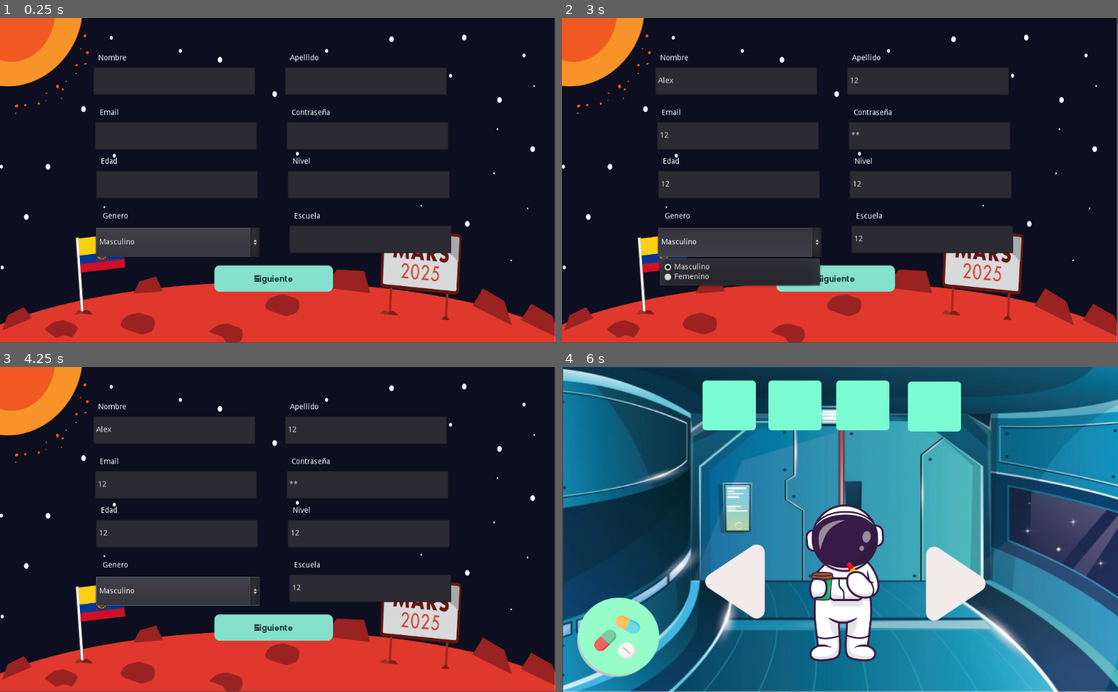
Above: before the commit, frames 1-4 (two rows, left to right).
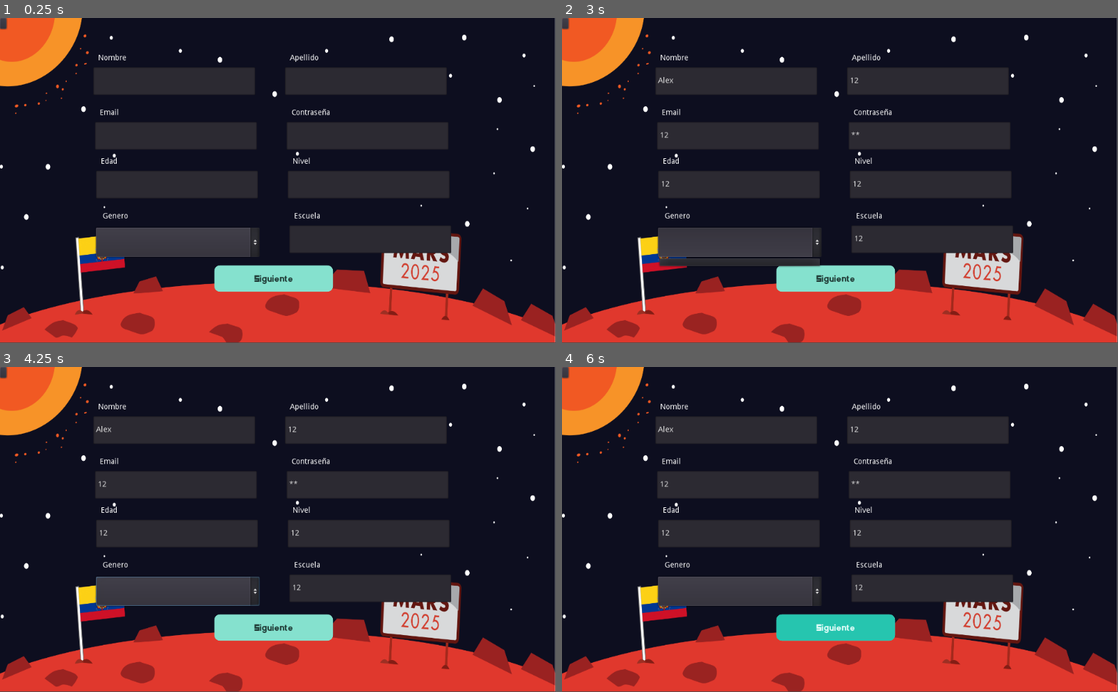
Above: after the commit, the same moments.

Repository: Space-Travelers/Game
Game: Godot game, scene res://src/scenes/register/register.tscn
Same seed, same stepped clock (60 frames per second), same inputs: the game is played once before the commit and once after it. This scene is started directly instead of the project's main scene.
Inputs (mouse positions are in pixels of both pictures, inside the frame that each line leads up to):
- Up to frame 1 (0.25 s): no input
- Up to frame 2 (3 s): click (734, 79) at 0.52 s; type "Alex" at 0.6 s; click (928, 79) at 0.75 s; type "12" at 0.83 s; click (739, 135) at 0.98 s; type "12" at 1.07 s; click (928, 135) at 1.27 s; type "12" at 1.35 s; click (739, 183) at 1.5 s; type "12" at 1.58 s; click (928, 183) at 1.73 s; type "12" at 1.82 s; click (934, 239) at 2.02 s; type "12" at 2.1 s; click (739, 242) at 2.75 s
- Up to frame 3 (4.25 s): click (5, 373) at 3.52 s
- Up to frame 4 (6 s): click "Siguiente" at 4.25 s; click (1073, 643) at 5.02 s; click (840, 575) at 5.77 s

The runs differ from the first frame. In frame 1, 0.1% of the frame differs, in the area x 0-25%, y 0-70%; in frame 2, 1.9%; in frame 3, 0.1%; in frame 4, 99%, in the area x 0-100%, y 0-100%.
Error after the commit: Parse Error: The function "_on_register_pressed" already exists in this class (at line 81). (res://src/scenes/register/register.gd:100)

Commit message:
Game/login and register (#22)
* Register pages and scripts

* register

* Register pages and scripts

* register

* room

* add dropdown menu in genero on page register

* add register avatar

* change avatar

* login feedback

* room principal

Diff:
--- a/src/scenes/avatar/avatar.gd
+++ b/src/scenes/avatar/avatar.gd
@@ -7,12 +7,14 @@
 	"avatar3": "res://assets/UI/astronauts/avatar3.svg",
 }
 
+var health1=70
 var current_avatar_index;
 var avatar;
 
 # Called when the node enters the scene tree for the first time.
 func _ready():
 	current_avatar_index = 1;
+	$health.value=health1
 
 func change_img_avatar(file):
 	var node = $avatar/astronauta
--- a/src/scenes/login/login.gd
+++ b/src/scenes/login/login.gd
@@ -4,9 +4,12 @@
 	print(body.get_string_from_utf8())
 	if result == HTTPRequest.RESULT_SUCCESS:
 		if(response_code==200):
+			if(body.get_string_from_utf8() == '["Player not logged"]'):
+				$alerta.show()
+		else:
+
+
 			print(body.get_string_from_utf8())
-		else:
-			print("errot")
 
 
 func _on_TextureButton_pressed():
@@ -16,8 +19,8 @@
 	var error = $HTTPRequest.request("https://spacetravelers.herokuapp.com/player/login",headers, true, HTTPClient.METHOD_POST, body)
 	if error != OK:
 		push_error(" An error occured in  the HTTP request")
+
 	get_tree().change_scene("res://src/scenes/room/room.tscn")
-
 
 
 func _on_LinkButton_button_up():
--- a/src/scenes/login/login.tscn
+++ b/src/scenes/login/login.tscn
@@ -30,17 +30,17 @@
 secret = true
 
 [node name="Label" type="Label" parent="."]
-margin_left = 377.0
+margin_left = 371.0
 margin_top = 162.0
-margin_right = 428.0
+margin_right = 422.0
 margin_bottom = 178.0
 rect_pivot_offset = Vector2( 37, 17 )
 text = "Correo electrónico"
 
 [node name="Label2" type="Label" parent="."]
-margin_left = 376.0
+margin_left = 370.0
 margin_top = 248.0
-margin_right = 427.0
+margin_right = 441.0
 margin_bottom = 264.0
 rect_pivot_offset = Vector2( 37, 17 )
 text = "Contraseña"
@@ -54,6 +54,16 @@
 expand = true
 
 [node name="HTTPRequest" type="HTTPRequest" parent="."]
+
+
+[node name="alerta" type="Label" parent="."]
+visible = false
+margin_left = 372.0
+margin_top = 337.0
+margin_right = 610.0
+margin_bottom = 351.0
+custom_colors/font_color = Color( 1, 0.301961, 0.301961, 1 )
+text = "Usuario o contraseña incorrectos."
 
 [node name="Label3" type="Label" parent="."]
 margin_left = 421.0
@@ -71,6 +81,7 @@
 text = "Registrate"
 underline = 1
 
+
 [connection signal="pressed" from="TextureButton" to="." method="_on_TextureButton_pressed"]
 [connection signal="pressed" from="TextureButton" to="TextureButton" method="_on_TextureButton_pressed"]
 [connection signal="request_completed" from="HTTPRequest" to="." method="_on_HTTPRequest_request_completed"]
--- a/src/scenes/register/register.gd
+++ b/src/scenes/register/register.gd
@@ -4,12 +4,10 @@
 
 var current_avatar_index;
 
-
 var genero = "M"
 
 # Called when the node enters the scene tree for the first time.
 func _ready():
-
 	current_avatar_index = 1;
 	add_items()
 
@@ -20,6 +18,7 @@
 # Called every frame. 'delta' is the elapsed time since the previous frame.
 #func _process(delta):
 #	pass
+
 
 func _on_next_pressed():
 	print("IM PRESSED")
@@ -52,6 +51,8 @@
 
 
 
+
+
 var avatars = {
 	"avatar1" : "res://assets/UI/astronauts/avatar1.svg",
 	"avatar2" :  "res://assets/UI/astronauts/avatar2.svg",
@@ -68,6 +69,32 @@
 	node.texture = load(file)
 
 func _on_Button_pressed():
+
+	$avatar.show()
+
+
+
+
+
+
+
+func _on_register_pressed():
+	var headers = ["Content-Type: application/json"]
+	var body = {"name": $username.get_text(),
+  "last_name": $apellido.get_text(),
+  "email": $email.get_text(),
+  "password": $password.get_text(),
+  "age": 0,
+  "level": $nivel.get_text(),
+  "gender": $genero.get_text(),
+  "school": $Escuela.get_text(),
+  "avatar":str(current_avatar_index),
+ }
+	body = JSON.print(body)
+	var error = $HTTPRequest.request("https://spacetravelers.herokuapp.com/player/register",headers, true, HTTPClient.METHOD_POST, body)
+	if error != OK:
+		print("Error")
+
 	print("where am i")
 
 func _on_register_pressed():
--- a/src/scenes/register/register.tscn
+++ b/src/scenes/register/register.tscn
@@ -145,7 +145,10 @@
 rect_pivot_offset = Vector2( 46, 22 )
 text = "Escuela"
 
+[node name="Button" type="Button" parent="."]
+
 [node name="next" type="Button" parent="."]
+
 margin_left = 395.0
 margin_top = 457.0
 margin_right = 613.0
@@ -209,6 +212,9 @@
 texture_normal = ExtResource( 10 )
 expand = true
 
+
+[connection signal="item_selected" from="genero" to="." method="_on_genero_item_selected"]
+[connection signal="pressed" from="Button" to="." method="_on_Button_pressed"]
 [node name="HTTPRequest" type="HTTPRequest" parent="."]
 
 [connection signal="item_selected" from="genero" to="." method="_on_genero_item_selected"]
--- a/src/scenes/room/room.tscn
+++ b/src/scenes/room/room.tscn
@@ -1,21 +1,32 @@
-[gd_scene load_steps=8 format=2]
+
+[gd_scene load_steps=12 format=2]
 
 [ext_resource path="res://assets/UI/backgrounds/Select-avatar.png" type="Texture" id=1]
-[ext_resource path="res://assets/UI/elements/Rectangle 1.png" type="Texture" id=2]
+[ext_resource path="res://theme/st.tres" type="Theme" id=2]
 [ext_resource path="res://assets/UI/astronauts/room_medecine.png" type="Texture" id=3]
 [ext_resource path="res://assets/UI/buttons/button-right.svg" type="Texture" id=4]
 [ext_resource path="res://assets/UI/buttons/button_room.png" type="Texture" id=5]
+[ext_resource path="res://assets/UI/elements/plus-321 1.png" type="Texture" id=6]
 [ext_resource path="res://assets/UI/buttons/button-left.svg" type="Texture" id=7]
 [ext_resource path="res://src/scenes/avatar/avatar.gd" type="Script" id=8]
+[ext_resource path="res://assets/UI/elements/apple 1.png" type="Texture" id=9]
+[ext_resource path="res://assets/UI/elements/peso 1.png" type="Texture" id=10]
+[ext_resource path="res://assets/UI/elements/delicious 1.png" type="Texture" id=11]
+
+[gd_scene load_steps=8 format=2]
+
+
 
 [node name="Node2D" type="Node2D"]
 script = ExtResource( 8 )
 
 [node name="Sprite" type="Sprite" parent="."]
-position = Vector2( 264, 208 )
+
+position = Vector2( 485, 71 )
 scale = Vector2( 0.676587, 0.612016 )
 texture = ExtResource( 1 )
-offset = Vector2( 368.762, 149.506 )
+offset = Vector2( 42.1226, 373.356 )
+
 
 [node name="astronauta" type="Sprite" parent="."]
 position = Vector2( 521, 399 )
@@ -43,6 +54,94 @@
 margin_bottom = 572.0
 texture_normal = ExtResource( 5 )
 expand = true
+
+
+[node name="health" type="ProgressBar" parent="."]
+light_mask = 2
+margin_left = 288.0
+margin_top = 123.0
+margin_right = 381.0
+margin_bottom = 210.0
+grow_horizontal = 0
+grow_vertical = 2
+rect_rotation = -89.9196
+size_flags_stretch_ratio = 16.06
+theme = ExtResource( 2 )
+custom_colors/font_color = Color( 1, 1, 1, 1 )
+percent_visible = false
+
+[node name="health_image" type="TextureRect" parent="."]
+margin_left = 307.0
+margin_top = 57.0
+margin_right = 354.0
+margin_bottom = 100.0
+texture = ExtResource( 6 )
+expand = true
+
+[node name="food" type="ProgressBar" parent="."]
+light_mask = 2
+margin_left = 418.0
+margin_top = 121.0
+margin_right = 511.0
+margin_bottom = 208.0
+grow_horizontal = 0
+grow_vertical = 2
+rect_rotation = -89.9196
+size_flags_stretch_ratio = 16.06
+theme = ExtResource( 2 )
+custom_colors/font_color = Color( 1, 1, 1, 1 )
+percent_visible = false
+
+[node name="weight" type="ProgressBar" parent="."]
+light_mask = 2
+margin_left = 547.0
+margin_top = 123.0
+margin_right = 640.0
+margin_bottom = 210.0
+grow_horizontal = 0
+grow_vertical = 2
+rect_rotation = -89.9196
+size_flags_stretch_ratio = 16.06
+theme = ExtResource( 2 )
+custom_colors/font_color = Color( 1, 1, 1, 1 )
+percent_visible = false
+
+[node name="happy" type="ProgressBar" parent="."]
+light_mask = 2
+margin_left = 669.0
+margin_top = 121.0
+margin_right = 762.0
+margin_bottom = 208.0
+grow_horizontal = 0
+grow_vertical = 2
+rect_rotation = -89.9196
+size_flags_stretch_ratio = 16.06
+theme = ExtResource( 2 )
+custom_colors/font_color = Color( 1, 1, 1, 1 )
+percent_visible = false
+
+[node name="food_image" type="TextureRect" parent="."]
+margin_left = 438.0
+margin_top = 55.0
+margin_right = 485.0
+margin_bottom = 98.0
+texture = ExtResource( 9 )
+expand = true
+
+[node name="weight_image" type="TextureRect" parent="."]
+margin_left = 566.0
+margin_top = 57.0
+margin_right = 613.0
+margin_bottom = 100.0
+texture = ExtResource( 10 )
+expand = true
+
+[node name="happy_image" type="TextureRect" parent="."]
+margin_left = 688.0
+margin_top = 56.0
+margin_right = 735.0
+margin_bottom = 99.0
+texture = ExtResource( 11 )
 
 [node name="stat" type="TextureButton" parent="."]
 margin_left = 259.0
@@ -74,6 +173,7 @@
 margin_right = 478.0
 margin_bottom = 117.0
 texture_normal = ExtResource( 2 )
+
 expand = true
 
 [connection signal="button_up" from="buttonRight" to="." method="_on_buttonRight_button_up"]
--- a/theme/st.tres
+++ b/theme/st.tres
@@ -77,7 +77,7 @@
 font_data = SubResource( 11 )
 
 [sub_resource type="StyleBoxFlat" id=13]
-bg_color = Color( 0.184314, 0.184314, 0.184314, 1 )
+bg_color = Color( 0.235294, 0.396078, 0.317647, 1 )
 corner_radius_top_left = 15
 corner_radius_top_right = 15
 corner_radius_bottom_right = 15
Binary file added: assets/UI/elements/apple 1.png
Not shown, added: assets/UI/elements/apple 1.png.import
Binary file added: assets/UI/elements/delicious 1.png
Not shown, added: assets/UI/elements/delicious 1.png.import
Binary file added: assets/UI/elements/peso 1.png
Not shown, added: assets/UI/elements/peso 1.png.import
